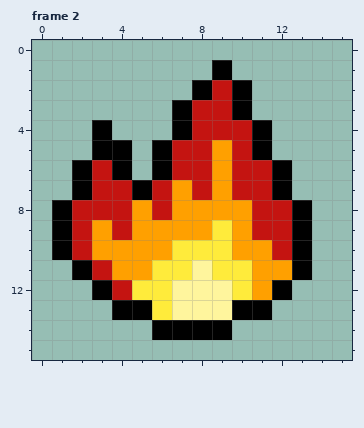
Pixel-art file: 设计与资源/UI/ui_16x16.aseprite. The picture above is the old version.
16x16 pixels, 6 frames. Shown: frame 2. The commit also changed other frames, which this record leaves out.
After:
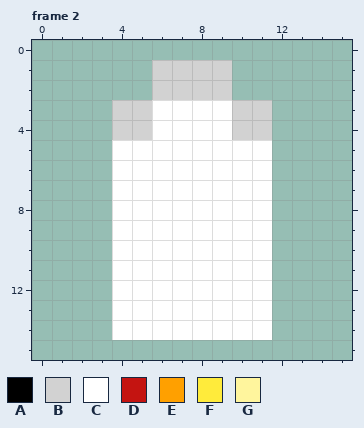
Palette (. is transparent): A #000000  B #d2d2d2  C #ffffff  D #c41411  E #ffa000  F #ffeb3b  G #fff59d
From old to new:
layer "effect" now hidden
layer "slid" now shown
--- frame 2
@@ x 0..15 @@
  0 ................
- 1 .........A......
- 2 ........ADA.....
- 3 .......ADDA.....
- 4 ...A...ADDDA....
- 5 ...AA.ADDEDA....
- 6 ..ADA.ADDEDDA...
- 7 ..ADDADEDEDDA...
- 8 .ADDDEDEEEEDDA..
- 9 .ADEDEEEEFEDDA..
-10 .ADEEEEFFFEEDA..
-11 ..ADEEFFGFFEEA..
-12 ...ADFFGGGFEA...
-13 ....AAFGGGAA....
-14 ......AAAA......
+ 1 ......BBBB......
+ 2 ......BBBB......
+ 3 ....BBCCCCBB....
+ 4 ....BBCCCCBB....
+ 5 ....CCCCCCCC....
+ 6 ....CCCCCCCC....
+ 7 ....CCCCCCCC....
+ 8 ....CCCCCCCC....
+ 9 ....CCCCCCCC....
+10 ....CCCCCCCC....
+11 ....CCCCCCCC....
+12 ....CCCCCCCC....
+13 ....CCCCCCCC....
+14 ....CCCCCCCC....
 15 ................
Pixel boxes of the changes (left, top, right, bottom) in both pictures:
changed: (52, 60, 312, 340)
